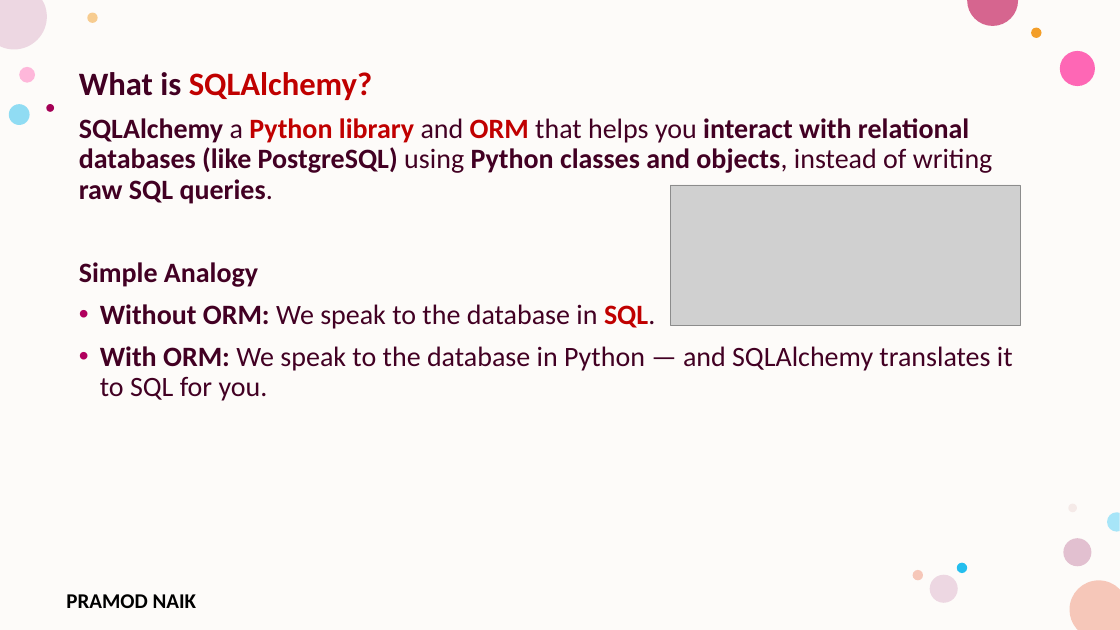
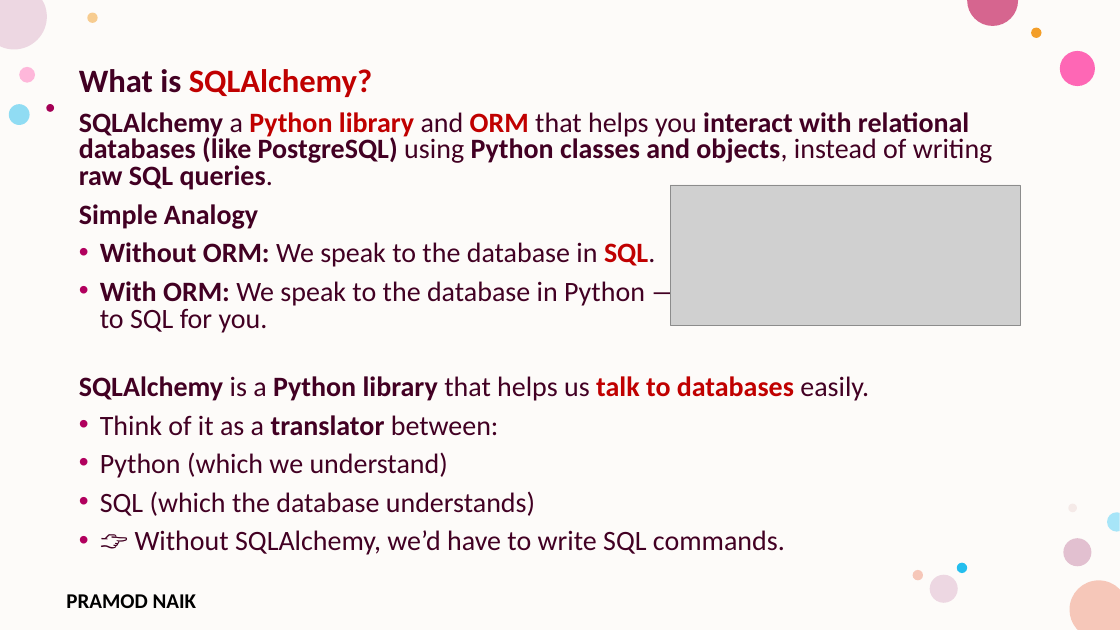
Before and after one commit to PRAMODNAIK-DEV/Backend-Dev-using-Python-FastAPI, a slide deck: slide 48 of FastAPI/FastAPI- Intermediate.pptx (slide 47 before the commit). Drawn at 1120x630 pixels with LibreOffice and Linux fonts; fonts in the diff are those of the drawing; grey boxes stand for pictures; background and template pictures are left out. Boxes give left, top, right and bottom in pixels: in the first picture for what was removed or moved away, otherwise in the second. Text is boxed around its words. In the diff, an @@ line names an element or a change of style, - is before the commit and + after.

```diff
--- a/FastAPI/FastAPI- Intermediate.pptx
+++ b/FastAPI/FastAPI- Intermediate.pptx
@@ text at bbox=[79, 69, 993, 333]: line spacing 0.9 to 0.8 @@
@@ text at bbox=[79, 376, 869, 555]: paragraphs added @@
+SQLAlchemy is a Python library that helps us talk to databases easily.
+• Think of it as a translator between:
+• Python (which we understand)
+• SQL (which the database understands)
+• 👉 Without SQLAlchemy, we’d have to write SQL commands.
```
Also in this commit, not shown: 5 other slides changed, 10 slides added, 5 other files.
